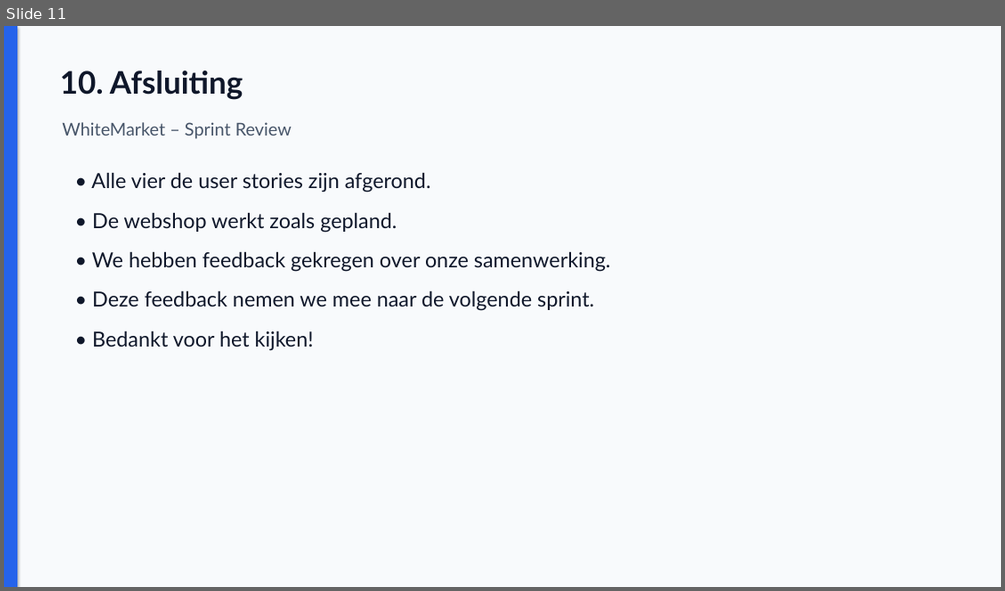
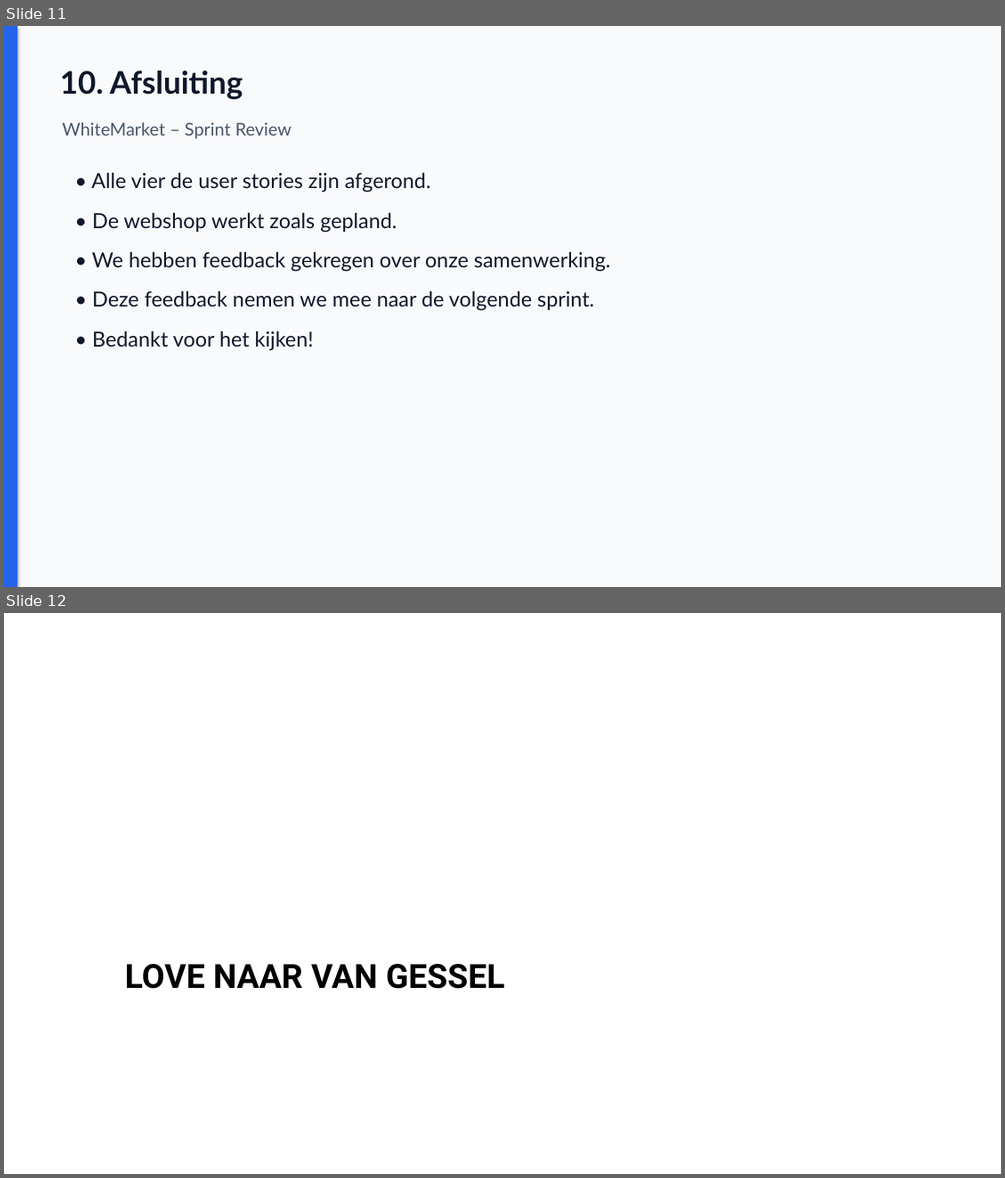
Before and after one commit to shiveshramdhan/Project-Ecommerce-2-Shiv-kad-tyg, a slide deck: documenten/WhiteMarket_Sprint_Review_S5.1.pptx. Shown one above the other, each under a label of ours: slide 11 before the commit, slides 11 and 12 after it. The pictures are 1005x591 and 1005x1178 pixels, drawn with LibreOffice and Linux fonts; fonts in the diff are those of the drawing; background and template pictures are left out. Boxes give left, top, right and bottom in pixels: in the first picture for what was removed or moved away, otherwise in the second. Text is boxed around its words. In the diff, an @@ line names an element or a change of style, - is before the commit and + after.

Commit message:
we love van gessel geef ons een voldoende als je dit commid leest (ik weet niet hoe ik dit moet spellen)

```diff
--- a/documenten/WhiteMarket_Sprint_Review_S5.1.pptx
+++ b/documenten/WhiteMarket_Sprint_Review_S5.1.pptx
@@ slide 12 added at [4, 613, 1001, 1174], background picture (left out) @@
@@ text added at [125, 964, 504, 989], 32 pt, text #000000, bold @@
+LOVE NAAR VAN GESSEL
```
Also in this commit, not shown: 2 slides changed, 1 slide removed, 1 other file.
